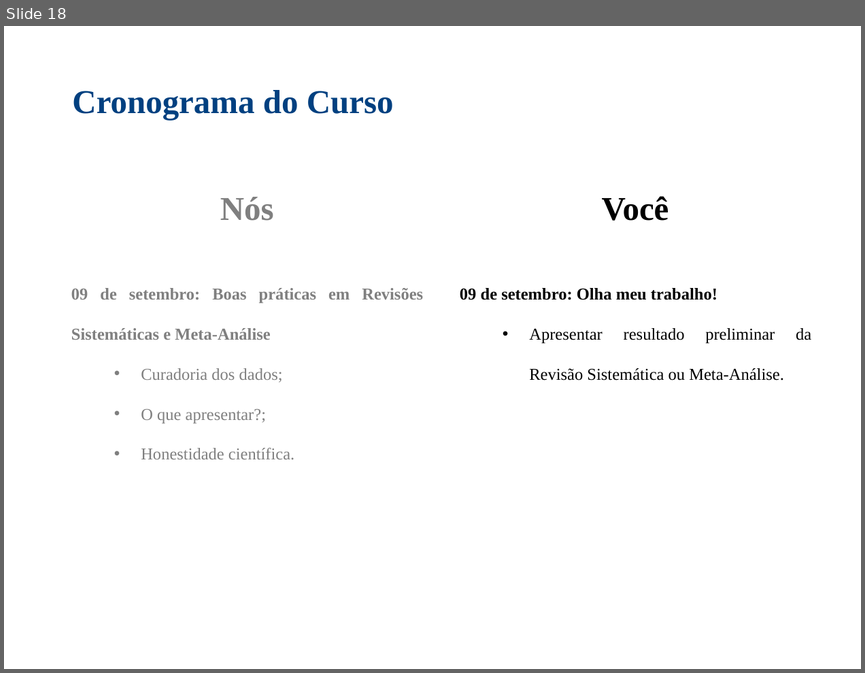
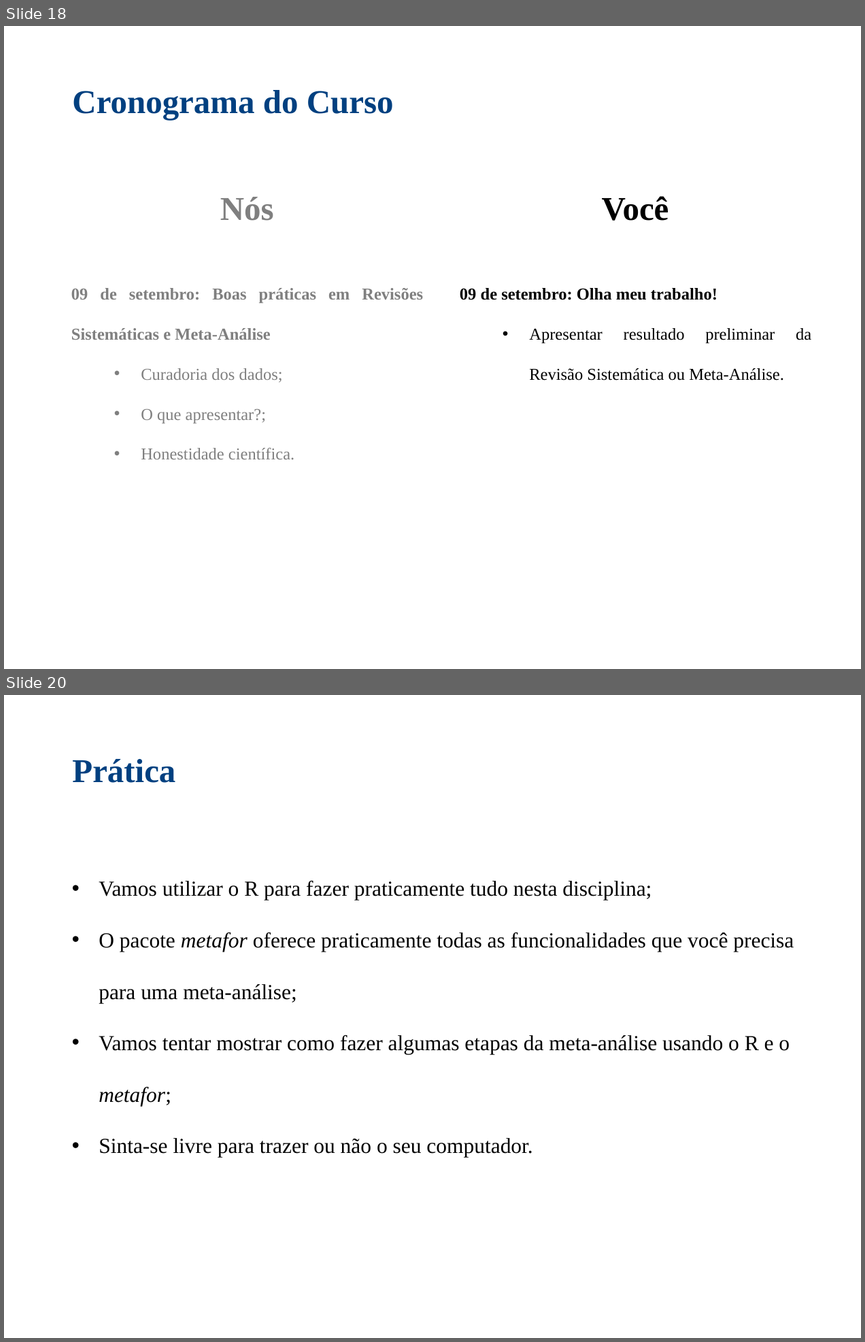
Before and after one commit to nacmarino/maR, a slide deck: 01 - apresentacao e estrutura do curso/Estrutura do Curso.pptx. Shown one above the other, each under a label of ours: slide 18 before the commit, slides 18 and 20 after it; the slides between them are not shown. The pictures are 865x673 and 865x1342 pixels, drawn with LibreOffice and Linux fonts; fonts in the diff are those of the drawing. Boxes give left, top, right and bottom in pixels: in the first picture for what was removed or moved away, otherwise in the second. Text is boxed around its words. In the diff, an @@ line names an element or a change of style, - is before the commit and + after.

```diff
--- a/01 - apresentacao e estrutura do curso/Estrutura do Curso.pptx
+++ b/01 - apresentacao e estrutura do curso/Estrutura do Curso.pptx
@@ slide 20 added at [4, 695, 861, 1338], background #FFFFFF @@
@@ text added at [72, 759, 175, 783], 28 pt, text #004080, bold @@
+Prática
@@ text added at [99, 881, 793, 1157], 18 pt, text #000000 @@
+• Vamos utilizar o R para fazer praticamente tudo nesta disciplina;
+• O pacote metafor oferece praticamente todas as funcionalidades que você precisa para uma meta-análise;
+• Vamos tentar mostrar como fazer algumas etapas da meta-análise usando o R e o metafor;
+• Sinta-se livre para trazer ou não o seu computador.
```
Also in this commit, not shown: 1 slide changed.
